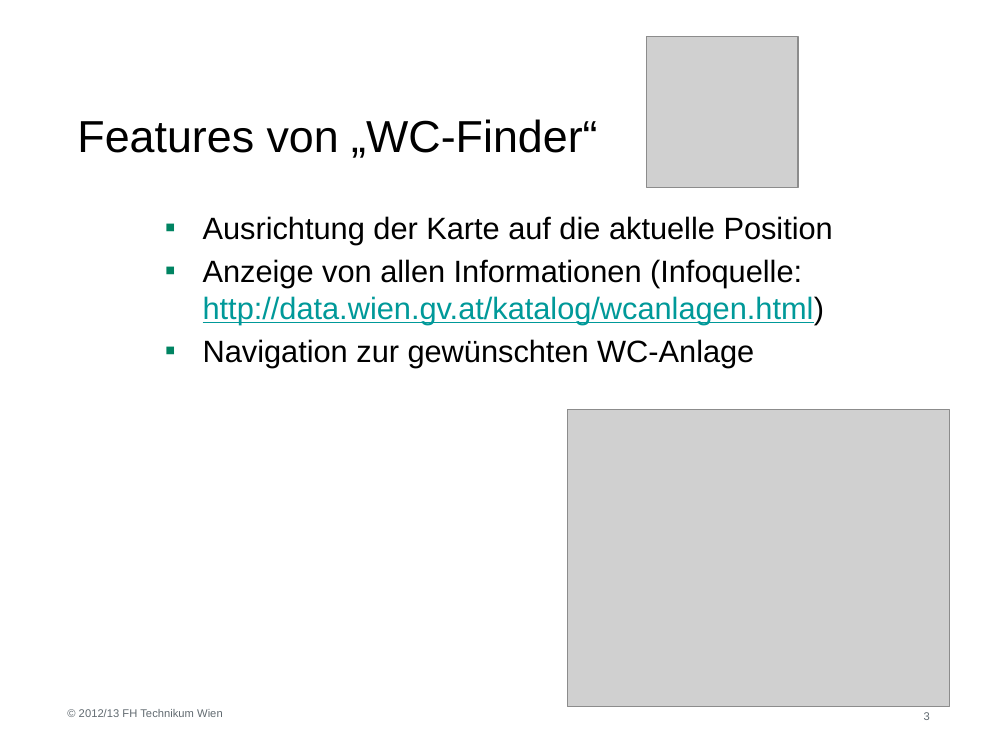
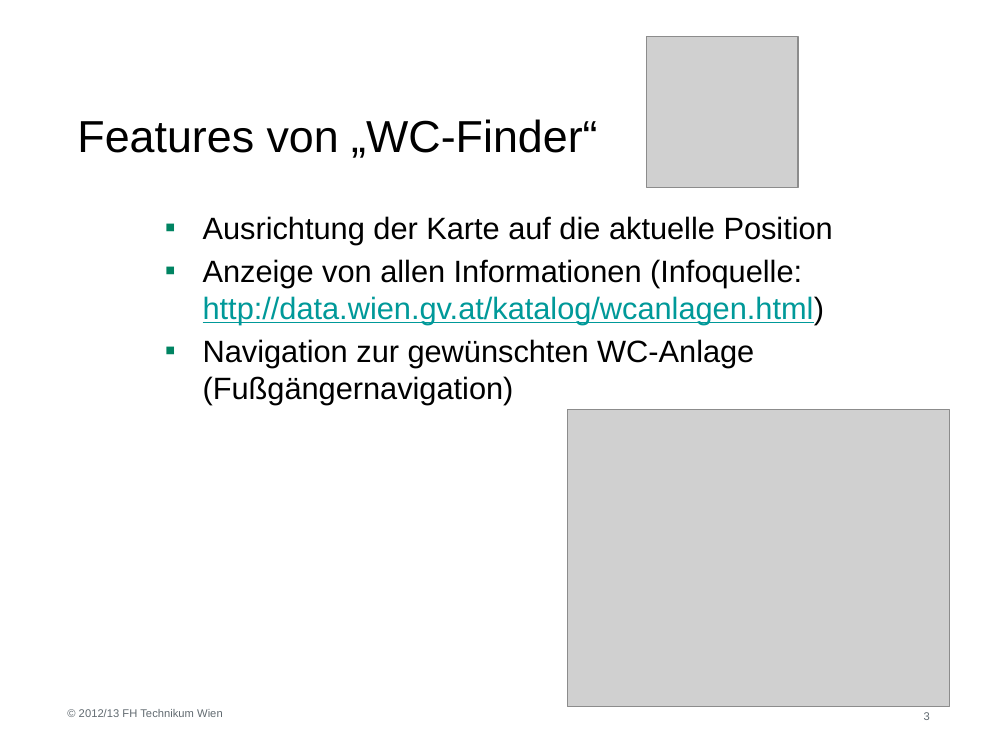
Before and after one commit to ZeRoberto27/MWI2_MobileComputing, a slide deck: slide 3 of Shitdroid/assets/WC-Finder.pptx. Drawn at 1008x756 pixels with LibreOffice and Linux fonts; fonts in the diff are those of the drawing; grey boxes stand for pictures; background and template pictures are left out. Boxes give left, top, right and bottom in pixels: in the first picture for what was removed or moved away, otherwise in the second. Text is boxed around its words. In the diff, an @@ line names an element or a change of style, - is before the commit and + after.

Commit message:
Änderung der Dokumente Rename auf "Heisl-Finder" Navigation auf Fußgängermodus geändert

```diff
--- a/Shitdroid/assets/WC-Finder.pptx
+++ b/Shitdroid/assets/WC-Finder.pptx
@@ text at [203, 339, 754, 404]: text changed @@
-▪ Navigation zur gewünschten WC-Anlage
+▪ Navigation zur gewünschten WC-Anlage (Fußgängernavigation)
```
Also in this commit, not shown: 4 other slides changed, 1 slide removed, 6 other files.
